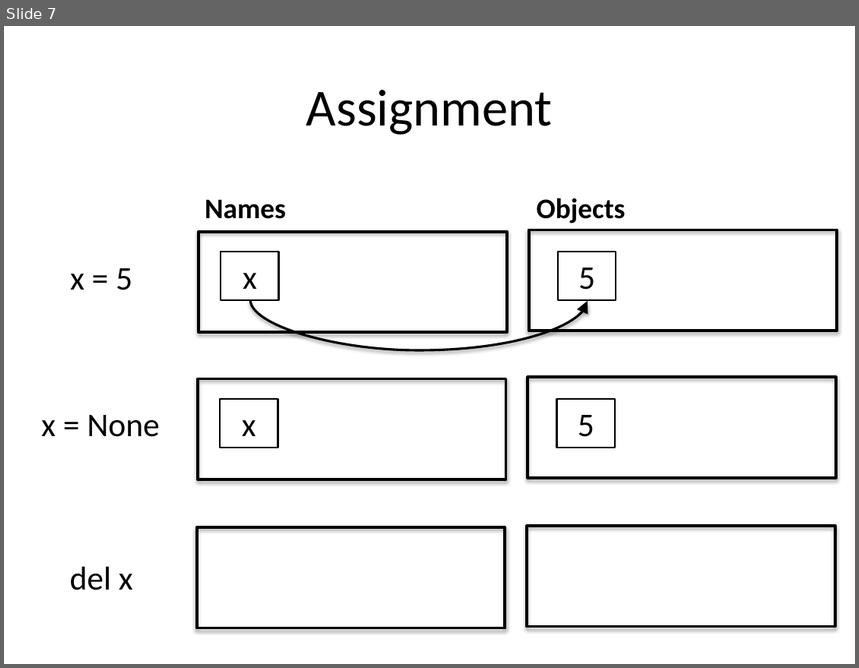
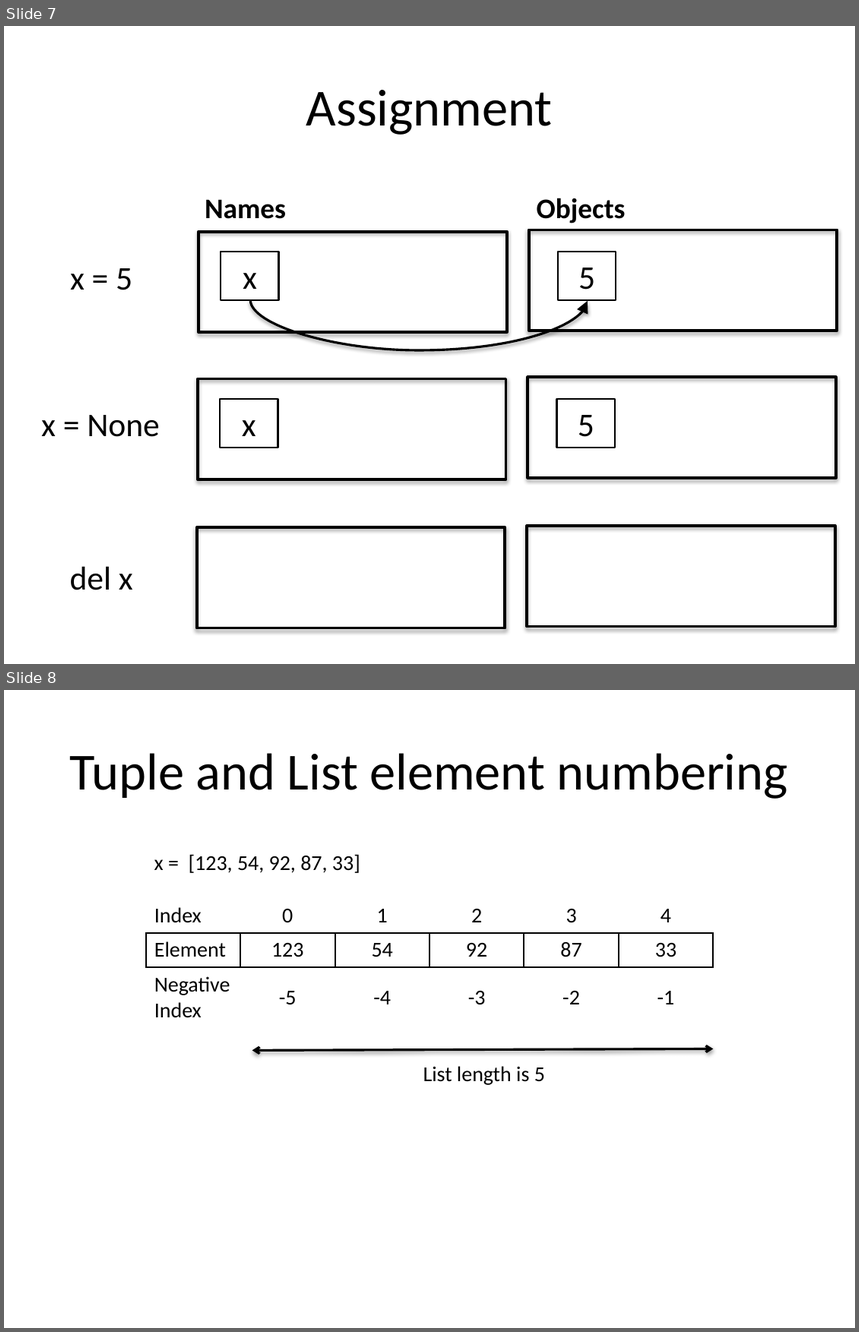
Before and after one commit to pycam/python-basic, a slide deck: course_intro.pptx. Shown one above the other, each under a label of ours: slide 7 before the commit, slides 7 and 8 after it. The pictures are 859x668 and 859x1332 pixels, drawn with LibreOffice and Linux fonts; fonts in the diff are those of the drawing. Boxes give left, top, right and bottom in pixels: in the first picture for what was removed or moved away, otherwise in the second. Text is boxed around its words. In the diff, an @@ line names an element or a change of style, - is before the commit and + after.

Commit message:
added list and tuple element numbering slide

```diff
--- a/course_intro.pptx
+++ b/course_intro.pptx
@@ slide 8 added at bbox=[4, 690, 855, 1328], background #FFFFFF @@
@@ title added at bbox=[70, 753, 788, 799], 44 pt, text #000000 @@
+Tuple and List element numbering
@@ text added at bbox=[154, 854, 360, 873], 18 pt, text #000000 @@
+x = [123, 54, 92, 87, 33]
@@ table added at bbox=[146, 898, 713, 1026], 3 rows, 6 columns @@
+Index | 0 | 1 | 2 | 3 | 4
+Element | 123 | 54 | 92 | 87 | 33
+Negative Index | -5 | -4 | -3 | -2 | -1
@@ double arrow added from (253, 1051) to (713, 1049), #000000 2 pt @@
@@ text added at bbox=[424, 1066, 545, 1085], 18 pt, text #000000 @@
+List length is 5
```
